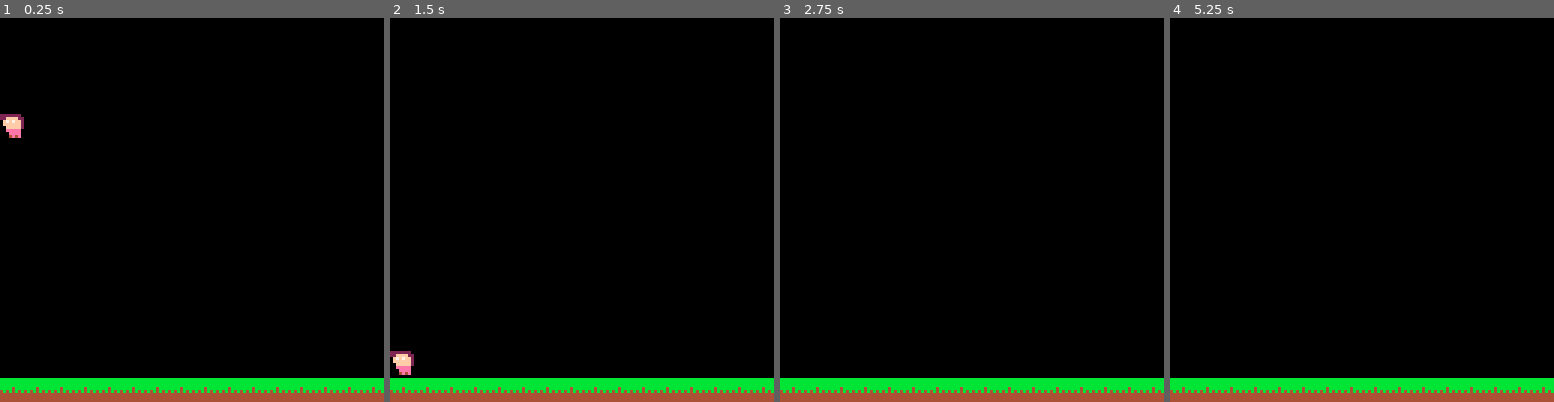
Above: before the commit, frames 1-4 (left to right).
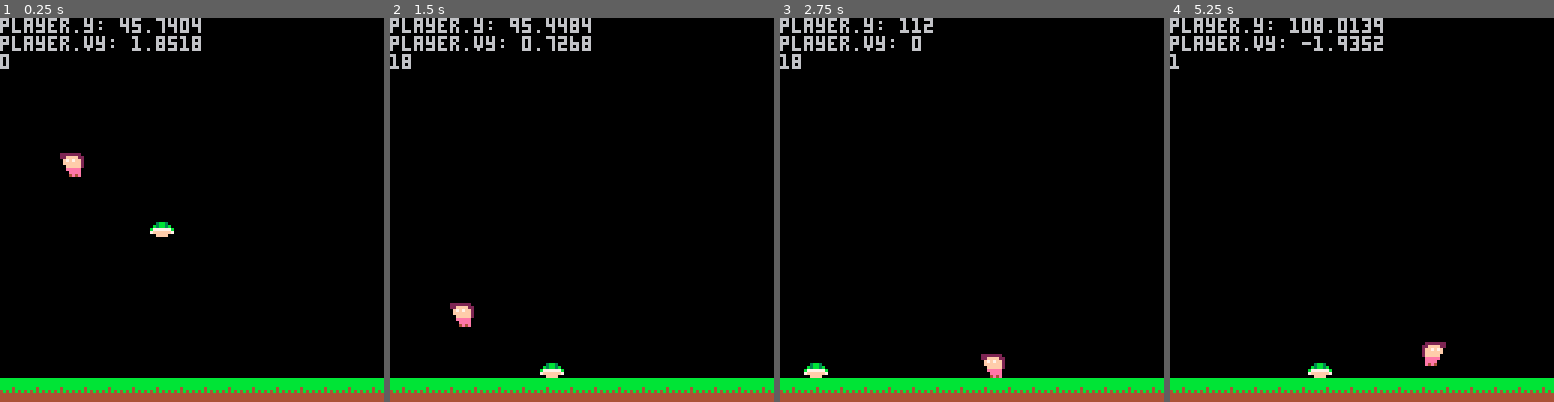
Above: after the commit, the same moments.

Repository: Fliuye/JuggleJumpers
Game: PICO-8 cartridge jugglejumpers.p8
Two runs of this game, one before a commit and one after it. Both use one fixed random seed, a clock stepped at 60 frames per second and the inputs below.
Inputs:
- Up to frame 1 (0.25 s): no input
- Up to frame 2 (1.5 s): tap X (X key) at 0.33, 1.07 s; tap O (Z key) at 0.7 s
- Up to frame 3 (2.75 s): hold Right 1.6-2.1 s; tap O (Z key) at 1.7, 2.1, 2.5 s; tap X (X key) at 1.85 s; hold Up 2.15-2.42 s; hold Right from 2.47 s (still down)
- Up to frame 4 (5.25 s): tap O (Z key) every 0.4 s from 2.9 to 4.9 s; tap X (X key) at 2.97, 4.08, 5.2 s; release Right at 3.03 s; hold Left 3.08-3.58 s; hold Down 3.63-3.97 s; hold Right 4.02-4.68 s; hold Up 4.73-5.03 s; hold Left from 5.08 s (still down)

The runs differ from the first frame. In frame 1, 2.5% of the frame differs, in the area x 0-53%, y 0-58%; in frame 2, 2.6%, in the area x 0-53%, y 0-94%; in frame 3, 1.8%; in frame 4, 2.3%.

Commit message:
add player movement, shell w/ collision and movement, gravity, and jumping

Diff:
--- a/jugglejumpers.p8
+++ b/jugglejumpers.p8
@@ -1,68 +1,217 @@
 pico-8 cartridge // http://www.pico-8.com
 version 14
 __lua__
+local ticker = 0
+
 function _init()
   player =
     { x = 20
     , y = 30
+    , previousY = 0
     , vx = 0
     , vy = 0
-    , spriteNumber = 2
+    , flipx = false
+    , canjump = false
+    , spritenumber = 2
     }
 
+  jumpbutton =
+    { ispressed = false
+    , waspressedlastframe = false
+    }
+
+  shells = {}
+  local shell = createShell()
+  add(shells, shell)
+
   ground =
-    { startX = 1
-    , startY = 16
-    , numTiles = 16
+    { startx = 0
+    , starty = 16
+    , numtiles = 16
     }
 end
 
 function _update60()
-  local accY = 0.02
-
-  player.x = player.vx
+  if ( player.previousY - player.y > 0 ) then
+    ticker += 1
+  end
+  local accy = 125 / 18 / 60 -- acceleration / speed
+
+  updateplayer(accy)
+  updatebuttons()
+  updateShells(accy)
+  iscolliding(player, shells)
+
+end
+
+function createShell()
+  local shell =
+    { x = 50
+    , y = 50
+    , vy = 0
+    , vx = 0
+    , isMoving = false
+    , movingLeft = false
+    , constantVX = 2
+    , spritenumber = 3
+    }
+    return shell
+end
+
+function updateShells(accy)
+  for i = 1, #shells, 1 do
+    shells[i].vy += accy
+    shells[i].y += shells[i].vy
+    if shells[i].isMoving then
+      if shells[i].movingLeft then
+        shells[i].vx = shells[i].constantVX * -1
+      else
+        shells[i].vx = shells[i].constantVX
+      end
+      shells[i].x += shells[i].vx
+    end
+
+    groundgridy = 14
+
+    -- if below ground place player ontop of ground
+    local gridx, gridy = coordtogrid(shells[i].x, shells[i].y)
+    if gridy > groundgridy then
+      ___, shells[i].y = gridtocoord(gridx, groundgridy)
+      shells[i].vy = 0
+    end
+
+    -- if left of screen place player on edge of screen
+    if gridx < 0 then
+      shells[i].x = 0
+      shells[i].movingLeft = false
+    end
+
+    rightmostgrid = 15
+
+    if gridx > rightmostgrid then
+      shells[i].x, ___ = gridtocoord(rightmostgrid, gridy)
+      shells[i].movingLeft = true
+    end
+
+  end
+end
+
+function updatebuttons()
+  jumpbutton.waspressedlastframe = jumpbutton.ispressed
+  jumpbutton.ispressed = false
+  if (btn(5)) then
+    jumpbutton.ispressed = true
+  end
+end
+
+function updateplayer(accy)
+  if jumpbutton.ispressed and (not jumpbutton.waspressedlastframe) and player.canjump then
+    player.vy = -130 / 60
+    player.canjump = false
+    ticker = 0
+  end
+  player.previousY = player.y
+  player.vy += accy
   player.y += player.vy
-  -- player.vx += accX
-  player.vy += accY
-
-  -- local NewPlayer =
-  --   { x = player.x + player.vx
-  --   , y = player.y + player.vy
-  --   , vx = player.vx
-  --   , vy = player.vy + accY
-  --   , spriteNumber = 2
-  --   }
-    -- player = newPlayer
+  player.x += player.vx
+
+  if (btn(0)) then -- left
+    player.x -= 1
+    player.flipx = true
+  end
+  if (btn(1)) then -- right
+    player.x += 1
+    player.flipx = false
+  end
+
+
+
+  -- btn([0, [player]])
+
+  -- top of ground
+  groundgridy = 14
+
+  -- if below ground place player ontop of ground
+  local gridx, gridy = coordtogrid(player.x, player.y)
+  if gridy > groundgridy then
+    ___, player.y = gridtocoord(gridx, groundgridy)
+    player.vy = 0
+    player.canjump = true
+  end
+
+  -- if left of screen place player on edge of screen
+  if gridx < 0 then
+    player.x = 0
+  end
+
+  rightmostgrid = 15
+
+  if gridx > rightmostgrid then
+    player.x, ___ = gridtocoord(rightmostgrid, gridy)
+  end
 end
 
 function _draw()
   cls()
-  drawGround(ground)
+  print("player.y: ".. player.y)
+  print("player.vy: ".. player.vy)
+  print(ticker)
+  drawground()
+  drawShells()
 
   -- draws person
-  spr(player.spriteNumber, player.x, player.y)
-
-end
-
-function gridToCoord(x, y)
-  return (x * 8) - 8, (y * 8) - 8
-end
-
-function drawGround(ground)
-  for tile = ground.startX, ground.numTiles, 1 do
-    local x, y = gridToCoord(tile, ground.startY)
+  spr(player.spritenumber, player.x, player.y, 1, 1, player.flipx )
+
+end
+
+function iscolliding( player, shells )
+  local width = 7
+  local height = 7
+  for shell in all(shells) do
+    local x = (player.x + player.vx) - shell.x
+    local y = (player.y + player.vy) - shell.y
+    if ((abs(x) < ( width )) and (abs(y) < ( height ))) then
+      if ( player.x < shell.x ) then
+        shell.isMoving = true
+        shell.movingLeft = false
+      else
+        shell.isMoving = true
+        shell.movingLeft = true
+      end
+    end
+  end
+end
+
+function gridtocoord(x, y)
+  return (x * 8), (y * 8)
+end
+
+function coordtogrid(x, y)
+  return (x / 8), (y / 8)
+end
+
+function drawground()
+  for tile = ground.startx, ground.numtiles, 1 do
+    local x, y = gridtocoord(tile, ground.starty - 1)
     spr(1, x, y)
   end
 end
+
+function drawShells()
+  for i = 1, #shells, 1 do
+    spr(shells[i].spritenumber, shells[i].x, shells[i].y)
+  end
+end
+
 __gfx__
 00000000bbbbbbbb2222222000000000000000000000000000000000000000000000000000000000000000000000000000000000000000000000000000000000
 00000000bbbbbbbb22ffff2200000000000000000000000000000000000000000000000000000000000000000000000000000000000000000000000000000000
 00000000bbbbbbbb0f7f7ff200000000000000000000000000000000000000000000000000000000000000000000000000000000000000000000000000000000
-00000000bbbb4bbb0ffffff200000000000000000000000000000000000000000000000000000000000000000000000000000000000000000000000000000000
-000000004b4b4b4b00fffff200000000000000000000000000000000000000000000000000000000000000000000000000000000000000000000000000000000
-000000004444444400eeeee000000000000000000000000000000000000000000000000000000000000000000000000000000000000000000000000000000000
-0000000044444444000eeee000000000000000000000000000000000000000000000000000000000000000000000000000000000000000000000000000000000
-00000000444444440004e4e000000000000000000000000000000000000000000000000000000000000000000000000000000000000000000000000000000000
+00000000bbbb4bbb0ffffff2003bb300000000000000000000000000000000000000000000000000000000000000000000000000000000000000000000000000
+000000004b4b4b4b00fffff20b3bb3b0000000000000000000000000000000000000000000000000000000000000000000000000000000000000000000000000
+000000004444444400eeeee0b777777b000000000000000000000000000000000000000000000000000000000000000000000000000000000000000000000000
+0000000044444444000eeee07ffffff7000000000000000000000000000000000000000000000000000000000000000000000000000000000000000000000000
+00000000444444440004e4e000ffff00000000000000000000000000000000000000000000000000000000000000000000000000000000000000000000000000
 00000000000000000000000000000000000000000000000000000000000000000000000000000000000000000000000000000000000000000000000000000000
 00000000000000000000000000000000000000000000000000000000000000000000000000000000000000000000000000000000000000000000000000000000
 00000000000000000000000000000000000000000000000000000000000000000000000000000000000000000000000000000000000000000000000000000000
Not shown, changed: the sound effects (__sfx__) section of jugglejumpers.p8
